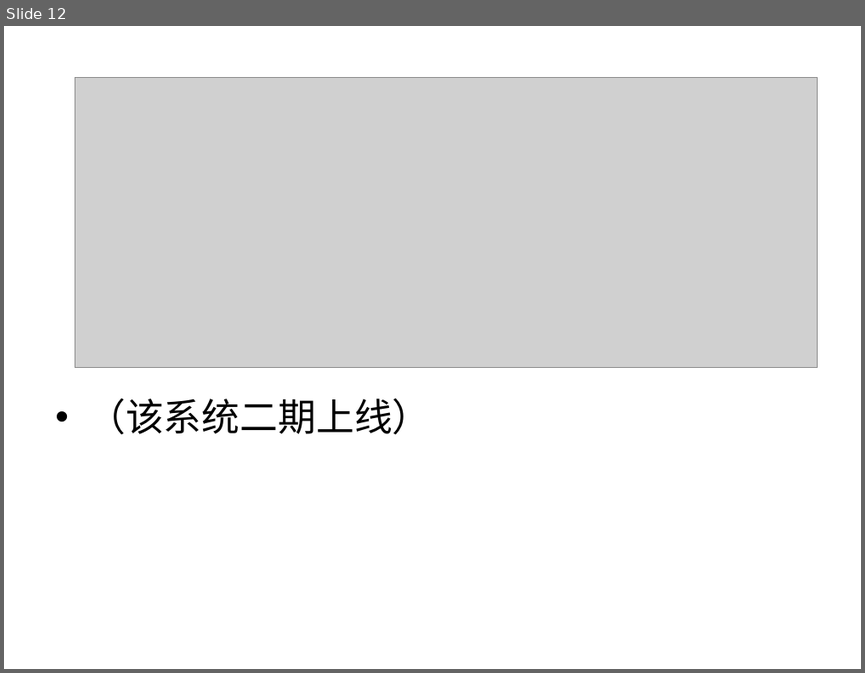
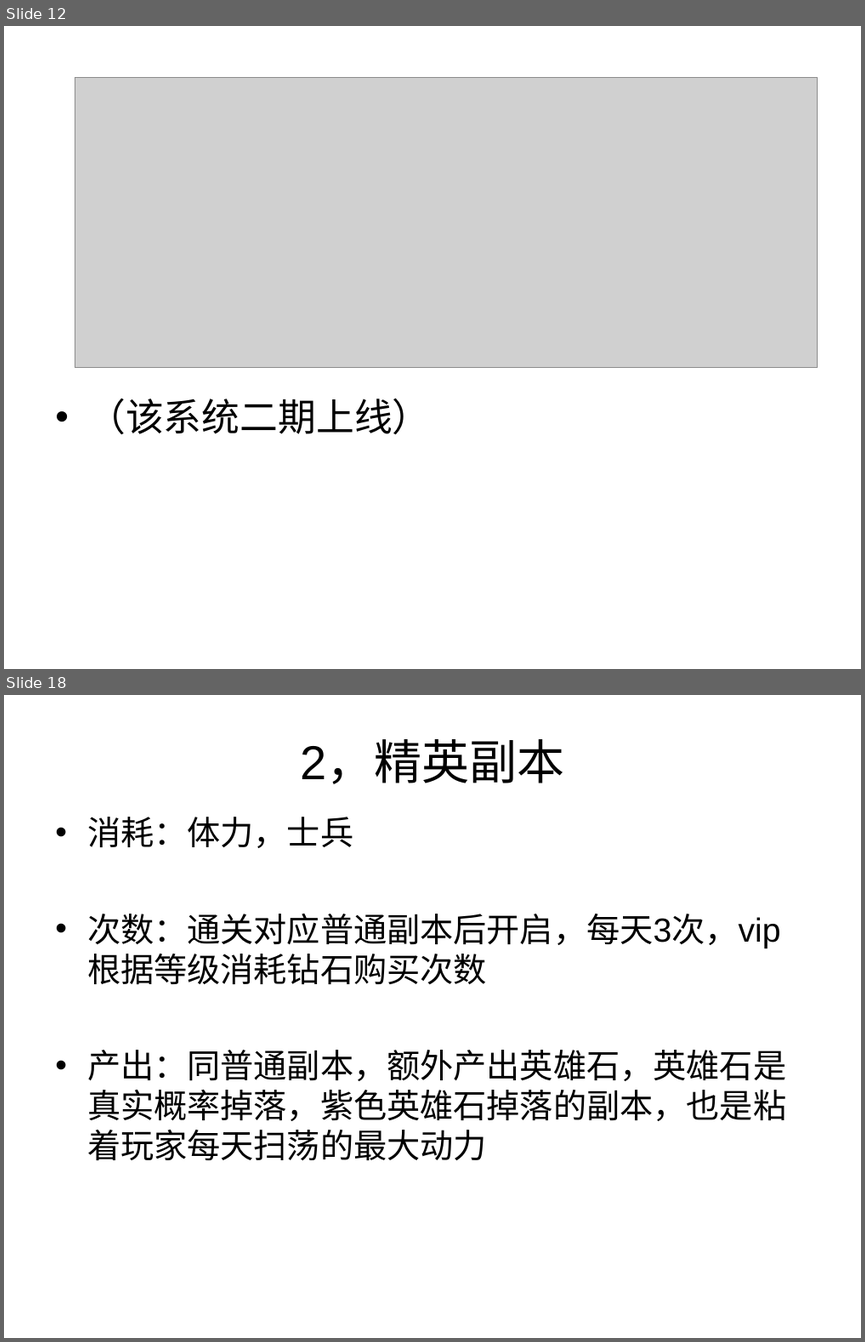
Before and after one commit to caihan1984/demov1, a slide deck: Assets/document/demo.ppt. Shown one above the other, each under a label of ours: slide 12 before the commit, slides 12 and 18 after it; the slides between them are not shown. The pictures are 865x673 and 865x1342 pixels, drawn with LibreOffice and Linux fonts; fonts in the diff are those of the drawing; grey boxes stand for pictures. Boxes give left, top, right and bottom in pixels: in the first picture for what was removed or moved away, otherwise in the second. Text is boxed around its words. In the diff, an @@ line names an element or a change of style, - is before the commit and + after.

```diff
--- a/Assets/document/demo.ppt
+++ b/Assets/document/demo.ppt
@@ slide 18 added at box(4, 695, 861, 1338), background #FFFFFF @@
@@ title added at box(301, 742, 565, 784), 40 pt, text #000000 @@
+2，精英副本
@@ text added at box(87, 817, 786, 1161), 28 pt, text #000000 @@
+• 消耗：体力，士兵
+• 次数：通关对应普通副本后开启，每天3次，vip根据等级消耗钻石购买次数
+• 产出：同普通副本，额外产出英雄石，英雄石是真实概率掉落，紫色英雄石掉落的副本，也是粘着玩家每天扫荡的最大动力
```
Also in this commit, not shown: 1 slide changed, 7 other slides added.
